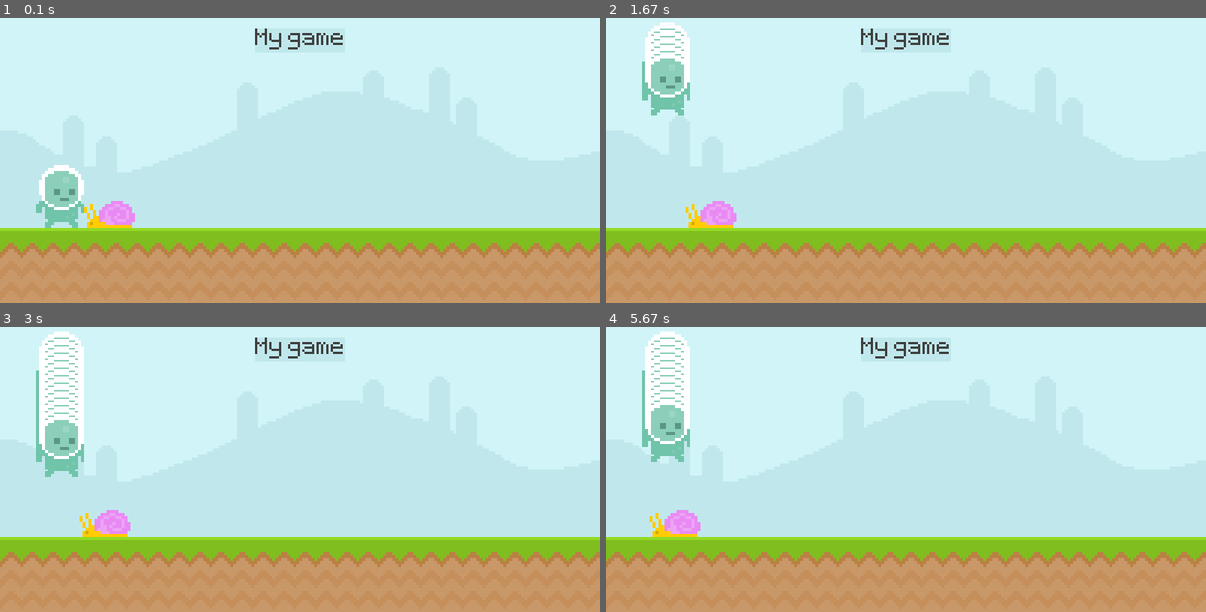
Above: before the commit, frames 1-4 (two rows, left to right).
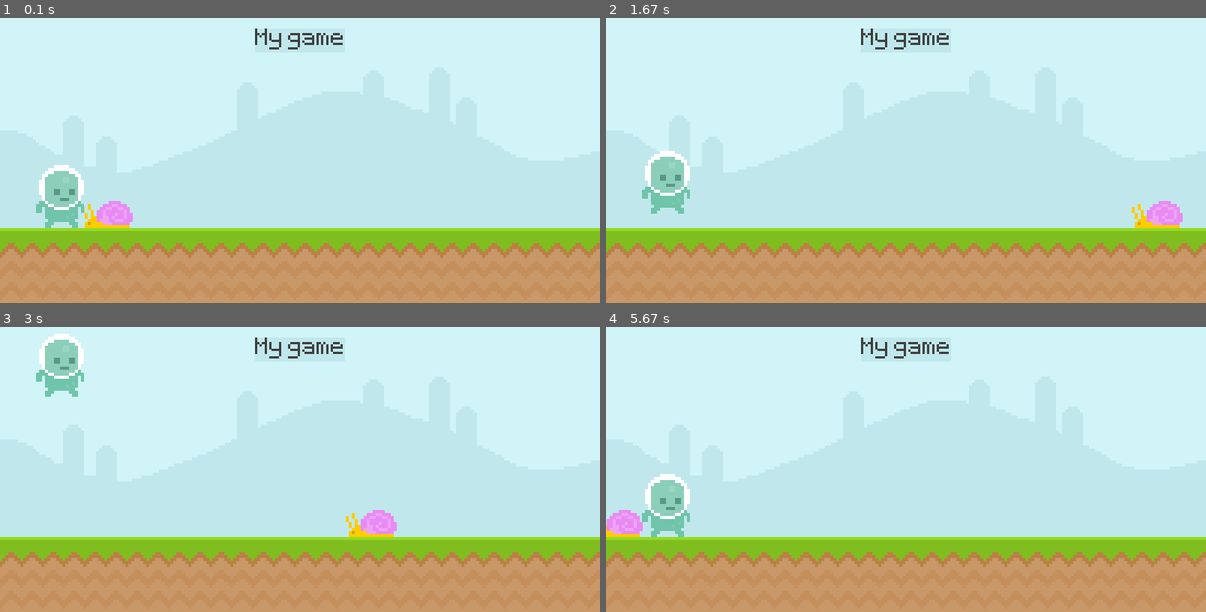
Above: after the commit, the same moments.

Repository: SztGellert/PygameProject
Game: pygame game, started from main.py
Two runs of this game, one before a commit and one after it. Both use one fixed random seed, a clock stepped at 60 frames per second and the inputs below.
Inputs:
- Up to frame 1 (0.1 s): no input
- Up to frame 2 (1.67 s): tap Space at 0.33, 0.73, 1.03, 1.57 s
- Up to frame 3 (3 s): tap Space at 1.87, 2.63 s
- Up to frame 4 (5.67 s): tap Space at 3.4, 3.8, 4.1, 4.87, 5.17, 5.37 s

The runs differ from the first frame. In frame 1, 0.3% of the frame differs, in the area x 14-23%, y 64-74%; in frame 2, 4.7%; in frame 3, 4.4%; in frame 4, 5.3%, in the area x 0-16%, y 1-74%.

Commit message:
actually working jump

Diff:
--- a/main.py
+++ b/main.py
@@ -20,22 +20,12 @@
     player_rect = player_surf.get_rect(midbottom = (80, 300))
     snail_surface = pygame.image.load('graphics/snail/snail1.png').convert_alpha()
     snail_rect = snail_surface.get_rect(midbottom = (160, 300))
-    player_y_pos = 300
     player_gravity = 0
     while True:
         for event in pygame.event.get():
             if event.type == pygame.QUIT:
                pygame.quit()
                exit()
-            screen.blit(sky_surface, (0,0))
-            screen.blit(ground_surface, (0,300))
-            pygame.draw.rect(screen, "#c0e8ec", score_rect)
-            pygame.draw.rect(screen, "#c0e8ec", score_rect, 10)
-            screen.blit(score_surf, score_rect)
-            if snail_rect.right < 0: snail_rect.left = 800
-            screen.blit(snail_surface, snail_rect)
-            snail_rect.left -= 3
-
             mouse_pos = pygame.mouse.get_pos()
             if player_rect.collidepoint(mouse_pos):
                 print(pygame.mouse.get_pressed())
@@ -44,29 +34,23 @@
                     print("col")
             keys = pygame.key.get_pressed()
             if event.type == pygame.KEYDOWN:
-                if event.key == pygame.K_SPACE:
-                    player_y_pos = 100
-                    print("jump")
-
-            #if event.type == pygame.KEYUP:
-            #    print("key up")
-        while player_y_pos < 300:
-            if player_y_pos < 250:
-                player_y_pos += 10
-                time.sleep(0.2)
-                #time.sleep(1)
-            elif player_y_pos < 200:
-                player_y_pos += 20
-                time.sleep(0.1)
-
-            else:
-                player_y_pos = 300
-            pygame.display.update()
-            screen.blit(player_surf, player_surf.get_rect(midbottom=(80, player_y_pos)))
-
+                if event.key == pygame.K_SPACE and player_rect.bottom >= 300:
+                    player_gravity = -20
+        screen.blit(sky_surface, (0,0))
+        screen.blit(ground_surface, (0,300))
+        pygame.draw.rect(screen, "#c0e8ec", score_rect)
+        pygame.draw.rect(screen, "#c0e8ec", score_rect, 10)
+        screen.blit(score_surf, score_rect)
+        if snail_rect.right < 0: snail_rect.left = 800
+        screen.blit(snail_surface, snail_rect)
+        snail_rect.left -= 3
+        player_gravity += 1
+        player_rect.y += player_gravity
+        if player_rect.bottom >= 300:
+            player_rect.bottom = 300
+        screen.blit(player_surf, player_rect)
 
 
         pygame.display.update()
-        screen.blit(player_surf, player_surf.get_rect(midbottom = (80, player_y_pos)))
 
         clock.tick(60)
